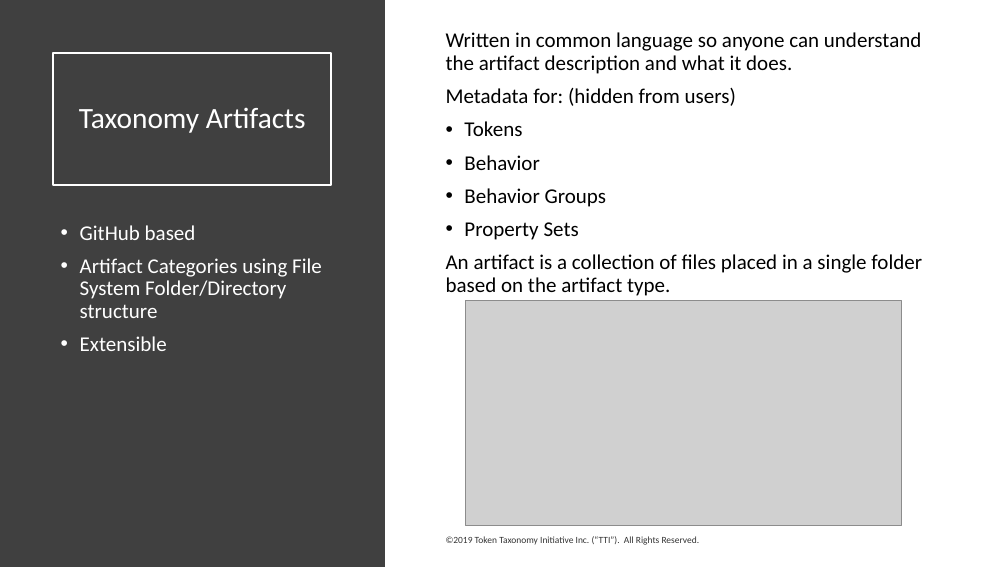
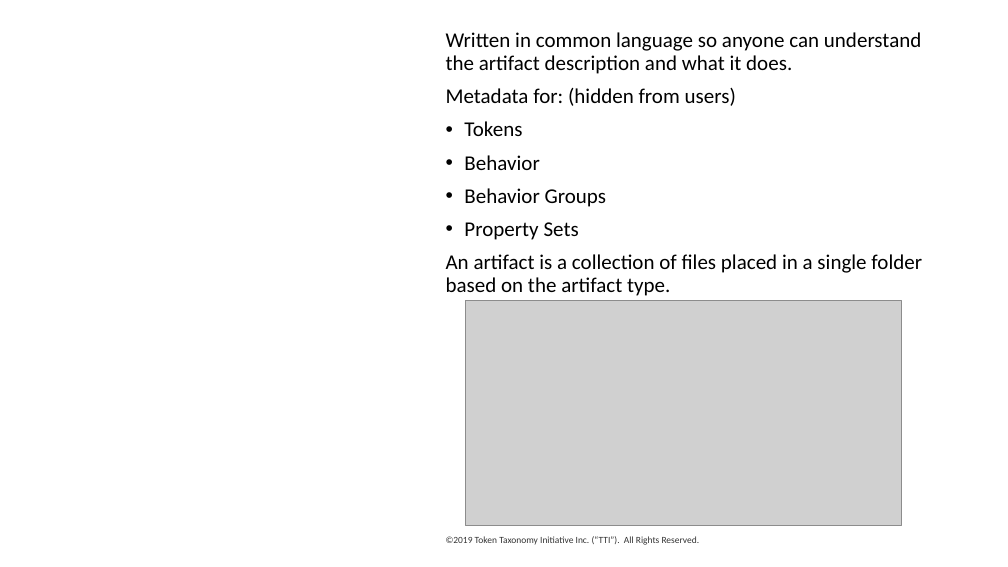
Before and after one commit to vipinsun/TokenTaxonomyFramework-pub, a slide deck: slide 7 of presentations/TTF-Presentation.pptx. Drawn at 1008x567 pixels with LibreOffice and Linux fonts; fonts in the diff are those of the drawing; grey boxes stand for pictures. Boxes give left, top, right and bottom in pixels: in the first picture for what was removed or moved away, otherwise in the second. Text is boxed around its words. In the diff, an @@ line names an element or a change of style, - is before the commit and + after.

Commit message:
Refactoring Model
Adding classification and Token Template calculation and validation.  Moving model out of artifacts folder and Artifact from the Token Template.

```diff
--- a/presentations/TTF-Presentation.pptx
+++ b/presentations/TTF-Presentation.pptx
@@ rectangle removed at bbox=[0, 0, 385, 567] @@
@@ title at bbox=[79, 108, 306, 133]: text removed @@
-Taxonomy Artifacts
@@ text removed at bbox=[80, 225, 322, 351] @@
-• GitHub based
-• Artifact Categories using File System Folder/Directory structure
-• Extensible
```
Also in this commit, not shown: 23 other slides changed, 19 other files.
